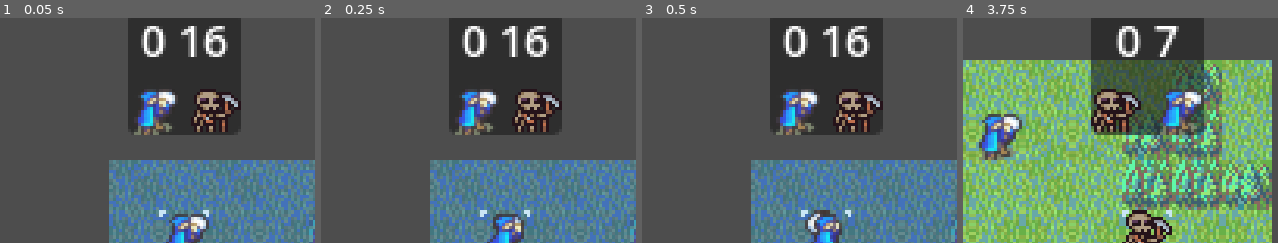
Above: before the commit, frames 1-4 (left to right).
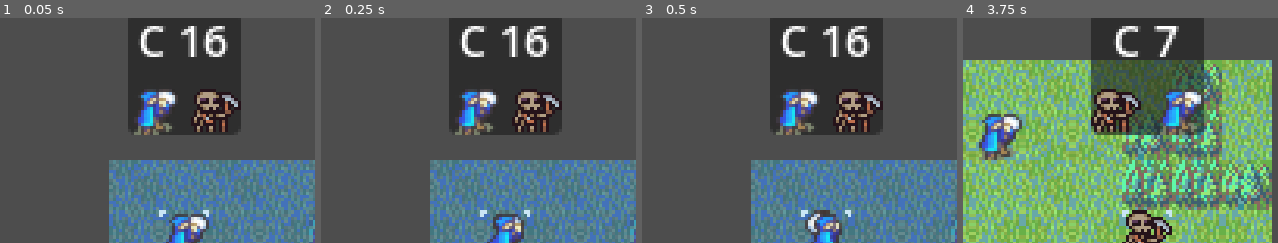
Above: after the commit, the same moments.

Repository: VannishCodes/TacProjV3
Game: Godot game, scene res://scenes/test_levels/game.tscn
The game is run twice, just before and just after one commit, with the same random seed, the same clock (stepped at 60 frames per second) and the same inputs. The project has no main scene, so this scene is started directly.
Inputs:
- Up to frame 1 (0.05 s): no input
- Up to frame 2 (0.25 s): no input
- Up to frame 3 (0.5 s): no input
- Up to frame 4 (3.75 s): hold Z (act) 0.53-1.28 s; hold Up (up) from 0.53 s (still down); tap Z (act) at 1.35, 2.85 s; hold Z (act) 2.03-2.78 s; hold Z (act) from 3.53 s (still down)
The pictures show only the part of the screen within x 7-57%, y 2-52%; the shares and areas given below are measured in that part.

The runs differ from the first frame. In frame 1, 0.7% of the frame differs, in the area x 43-53%, y 3-18%; in frame 2, 0.7%; in frame 3, 0.7%; in frame 4, 0.7%.

Commit message:
Separated label initialization to its own function in Turn Info UI

Diff:
--- a/resources/character_stats/character_stats.gd
+++ b/resources/character_stats/character_stats.gd
@@ -39,6 +39,11 @@
 
 func initialize_complex_stats() -> void:
 	calculate_wait_timer()
+	calculate_evasion()
+	calculate_critical_strike_chance()
+	calculate_critical_strike_damage()
+	calculate_critical_strike_evasion()
+	calculate_status_effect_evasion()
 
 func calculate_wait_timer() -> void:
 	var unrounded_result : float
--- a/scenes/ui/turn_info_ui/turn_info_ui.gd
+++ b/scenes/ui/turn_info_ui/turn_info_ui.gd
@@ -13,14 +13,19 @@
 	var character : Character
 	var texture_rect : TextureRect
 	var label : Label
+	var first : bool = true
 	for pair in turn_queue:
 		character = pair.second
 		texture_rect = TextureRect.new()
 		texture_rect.texture = character.stats.default_texture
 		initialize_texture_rect(texture_rect)
 		label = Label.new()
-		label.text = str(pair.first)
-		label.add_theme_font_size_override("font_size", font_size)
+		if first:
+			label.text = str("C")
+			first = false
+		else:
+			label.text = str(pair.first)
+		initialize_label(label)
 		timing_container.add_child(label)
 		character_container.add_child(texture_rect)
 
@@ -33,6 +38,9 @@
 		character_container.remove_child(child)
 		child.queue_free()
 
+func initialize_label(label : Label) -> void:
+	label.add_theme_font_size_override("font_size", font_size)
+
 func initialize_texture_rect(texture_rect : TextureRect) -> void:
 	texture_rect.expand_mode = TextureRect.EXPAND_FIT_WIDTH_PROPORTIONAL
 	texture_rect.custom_minimum_size.x = character_box_size_x
